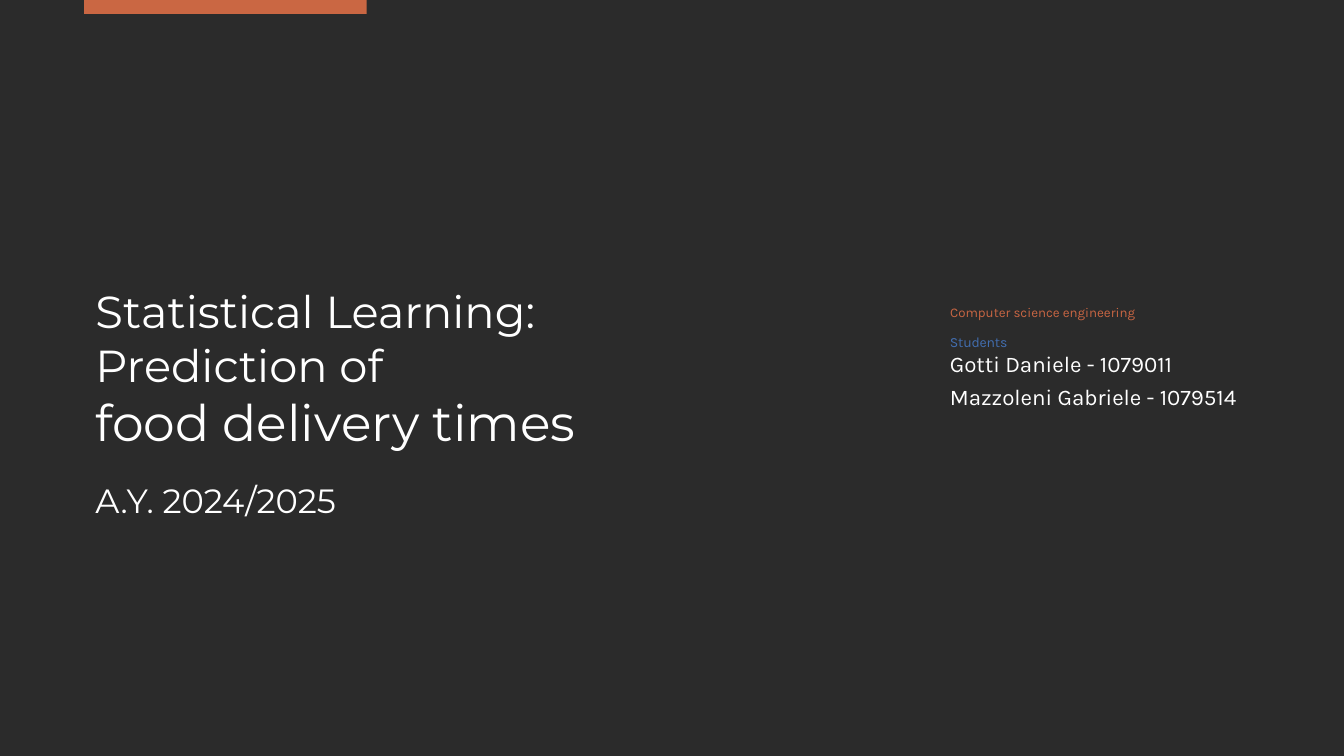
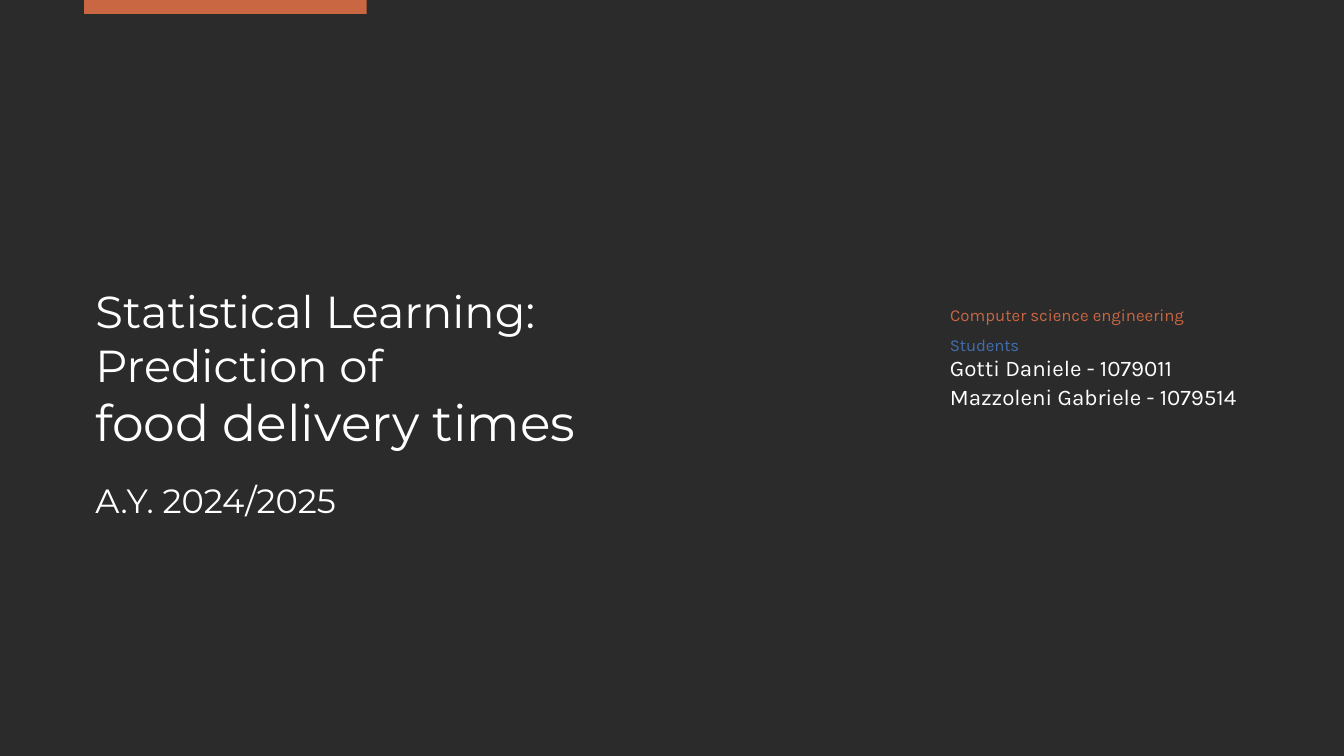
Before and after one commit to DanieleGotti/Food_Delivery_Time_Prediction, a slide deck: slide 1 of Presentation_Gotti_Mazzoleni.pptx. Drawn at 1344x756 pixels with LibreOffice and Linux fonts; fonts in the diff are those of the drawing; background and template pictures are left out; a plain dark background stands for a picture behind light text. Boxes give left, top, right and bottom in pixels: in the first picture for what was removed or moved away, otherwise in the second. Text is boxed around its words. In the diff, an @@ line names an element or a change of style, - is before the commit and + after.

```diff
--- a/Presentation_Gotti_Mazzoleni.pptx
+++ b/Presentation_Gotti_Mazzoleni.pptx
@@ text "Computer science engineering" at bbox=[950, 309, 1184, 325]: size 9.5 to 12 pt @@
@@ text "Students" at bbox=[950, 339, 1172, 377]: size 10 to 12 pt in "Students"; line spacing 11.5pt to 1; line spacing 18.7pt to 1 @@
```
Also in this commit, not shown: 5 other slides changed, 1 slide added.
